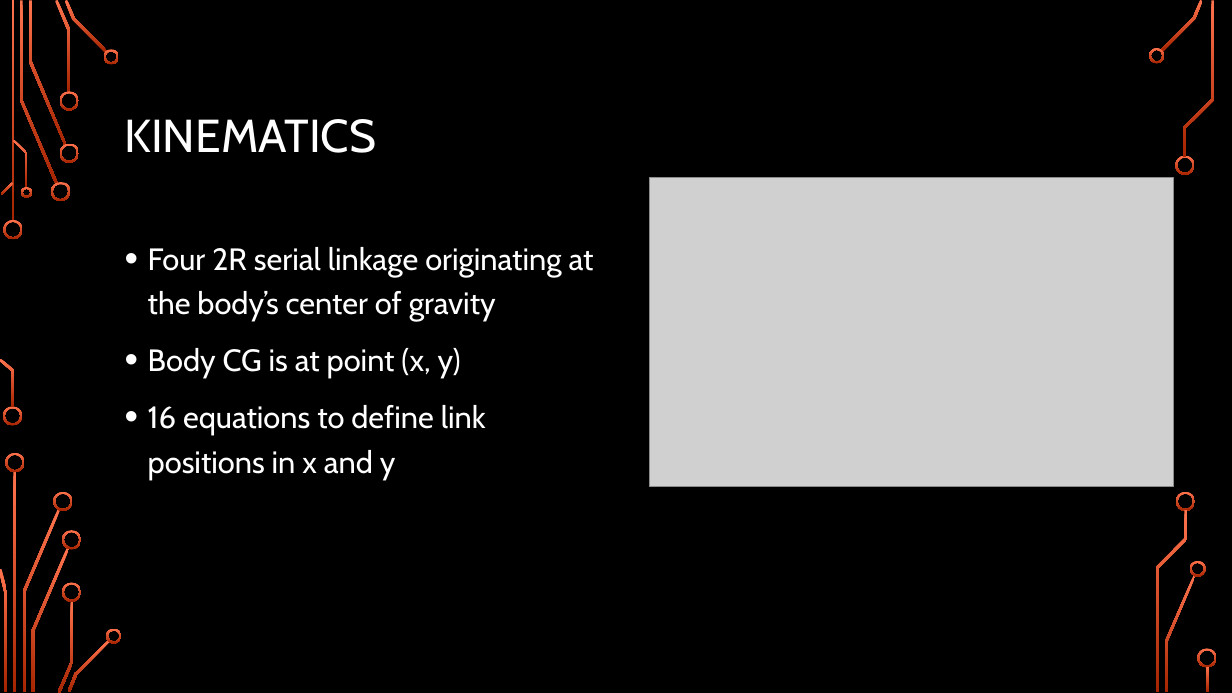
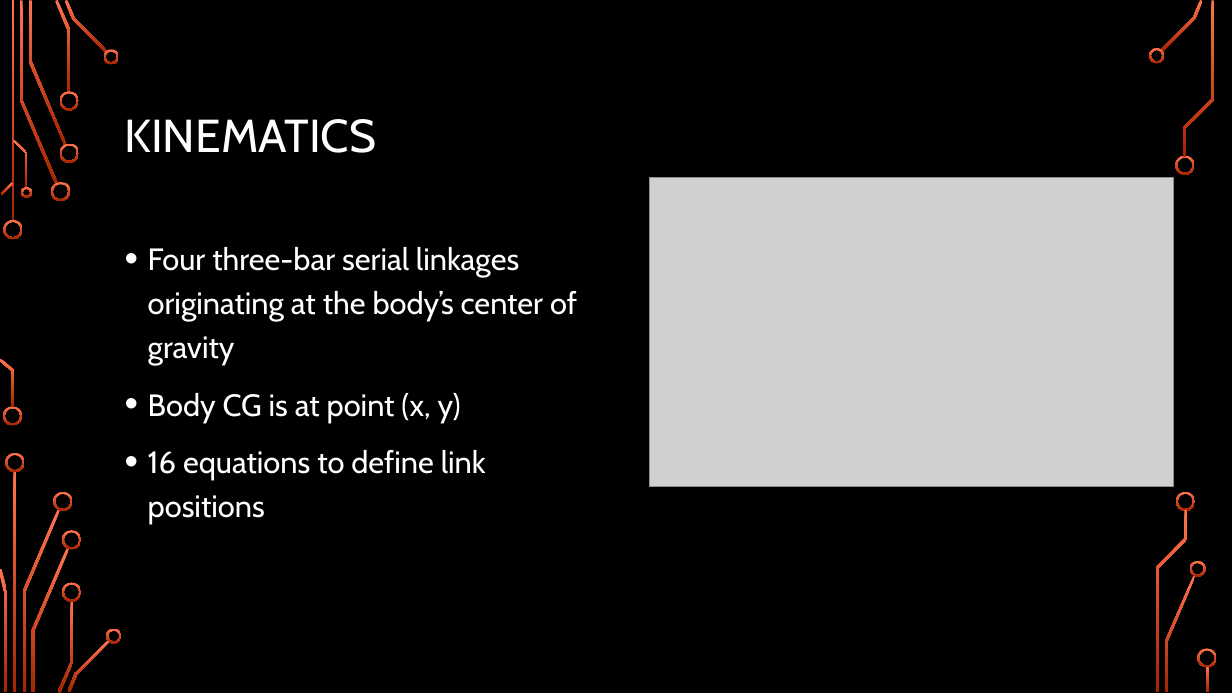
Before and after one commit to Logiant/AgileRoboticControls, a slide deck: slide 7 of Documentation/Presentation/Design Presentation/Design Presentation.pptx. Drawn at 1232x693 pixels with LibreOffice and Linux fonts; fonts in the diff are those of the drawing; grey boxes stand for pictures; background and template pictures are left out. Boxes give left, top, right and bottom in pixels: in the first picture for what was removed or moved away, otherwise in the second. Text is boxed around its words. In the diff, an @@ line names an element or a change of style, - is before the commit and + after.

```diff
--- a/Documentation/Presentation/Design Presentation/Design Presentation.pptx
+++ b/Documentation/Presentation/Design Presentation/Design Presentation.pptx
@@ text at (148, 247, 577, 365): text changed @@
-• Four 2R serial linkage originating at the body’s center of gravity
+• Four three-bar serial linkages originating at the body’s center of gravity
@@ text at (148, 450, 486, 524): text changed @@
-• 16 equations to define link positions in x and y
+• 16 equations to define link positions
```
Also in this commit, not shown: 8 other slides changed, 1 other file.
